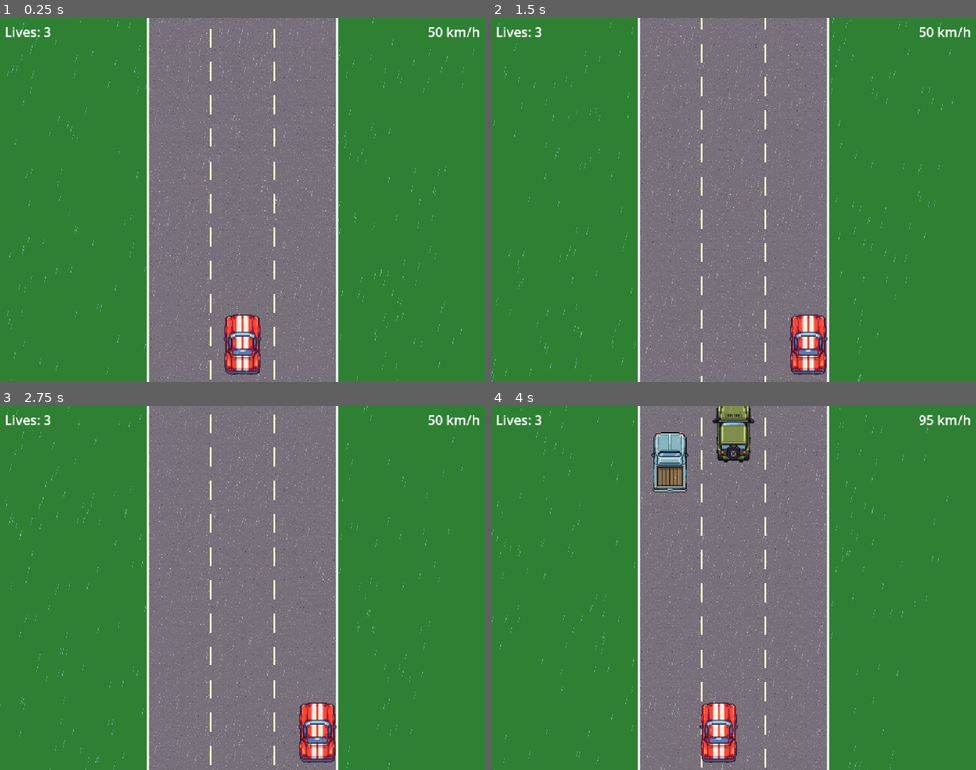
Above: before the commit, frames 1-4 (two rows, left to right).
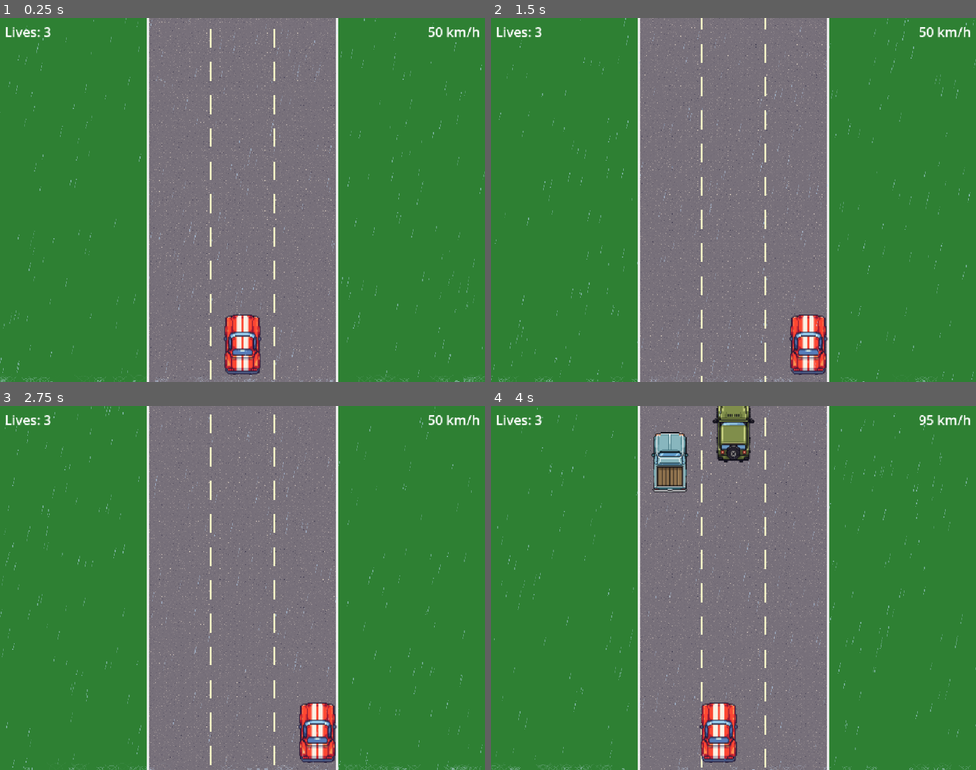
Above: after the commit, the same moments.

Repository: Antonio-Ingegnere/road-race
Game: Godot game, scene res://scenes/main.tscn
The game is run twice, just before and just after one commit, with the same random seed, the same clock (stepped at 60 frames per second) and the same inputs.
Inputs:
- Up to frame 1 (0.25 s): no input
- Up to frame 2 (1.5 s): tap Enter at 0.5 s; hold Right (ui_right) 0.53-1.28 s; hold Down (ui_down) from 1.28 s (still down)
- Up to frame 3 (2.75 s): release Down (ui_down) at 2.03 s; hold Right (ui_right) from 2.03 s (still down)
- Up to frame 4 (4 s): release Right (ui_right) at 2.78 s; hold Up (ui_up) 2.78-3.53 s; hold Left (ui_left) from 3.53 s (still down)

The runs differ from the first frame. In frame 1, 1.2% of the frame differs, in the area x 0-100%, y 0-100%; in frame 2, 1.2%; in frame 3, 1.2%; in frame 4, 1.2%.

Commit message:
Improve rain: per-drop variation, splashes, fix right-edge coverage
- Randomize per-drop speed, length and opacity for natural variety
- Add splashes on screen bottom: expanding ring + two spray lines
- Extend spawn width to compensate leftward drift, fixing missing
  splashes on the right 10-15% of the screen
- Double splash radius to 16px

Co-Authored-By: Claude Sonnet 4.6 <noreply@anthropic.com>

Diff:
--- a/scripts/rain.gd
+++ b/scripts/rain.gd
@@ -1,10 +1,19 @@
 extends Node2D
 
-const DROP_SPEED := 700.0
-const DROP_DIR   := Vector2(-0.21, 0.98)  # slight left lean, ~normalized
-const DROP_LEN   := 15.0
+const DROP_SPEED    := 700.0
+const DROP_DIR      := Vector2(-0.21, 0.98)
+const DROP_LEN_BASE := 15.0
 
-var _drops: PackedVector2Array
+const SPLASH_LIFETIME   := 0.22
+const SPLASH_MAX_RADIUS := 16.0
+
+var _drops:       PackedVector2Array
+var _drop_speeds: PackedFloat32Array
+var _drop_lens:   PackedFloat32Array
+var _drop_alphas: PackedFloat32Array
+
+var _splashes: Array  # each: [x, y, age]
+var _spawn_width: float = 0.0  # screen width + rightward margin to compensate leftward drift
 
 
 func _ready() -> void:
@@ -18,24 +27,63 @@
 		set_process(false)
 		return
 	var vp := get_viewport_rect()
+	var drift: float = vp.size.y * abs(DROP_DIR.x / DROP_DIR.y)
+	_spawn_width = vp.size.x + drift
 	_drops.resize(count)
+	_drop_speeds.resize(count)
+	_drop_lens.resize(count)
+	_drop_alphas.resize(count)
 	for i in range(count):
-		_drops[i] = Vector2(randf() * vp.size.x, randf() * vp.size.y)
+		_drops[i] = Vector2(randf() * _spawn_width, randf() * vp.size.y)
+		_randomize_drop(i)
+
+
+func _randomize_drop(i: int) -> void:
+	_drop_speeds[i] = randf_range(0.75, 1.3)
+	_drop_lens[i]   = randf_range(0.6, 1.6)
+	_drop_alphas[i] = randf_range(0.22, 0.52)
 
 
 func _process(delta: float) -> void:
 	var vp := get_viewport_rect()
-	var step: Vector2 = DROP_DIR * DROP_SPEED * delta
 	for i in range(_drops.size()):
-		var p: Vector2 = _drops[i] + step
+		var p: Vector2 = _drops[i] + DROP_DIR * (DROP_SPEED * _drop_speeds[i] * delta)
 		if p.y > vp.size.y:
-			p = Vector2(randf() * vp.size.x, -DROP_LEN)
+			_splashes.append([p.x, vp.size.y, 0.0])
+			p = Vector2(randf() * _spawn_width, -DROP_LEN_BASE * _drop_lens[i])
+			_randomize_drop(i)
 		_drops[i] = p
+
+	var si := 0
+	while si < _splashes.size():
+		_splashes[si][2] += delta
+		if _splashes[si][2] >= SPLASH_LIFETIME:
+			_splashes.remove_at(si)
+		else:
+			si += 1
+
 	queue_redraw()
 
 
 func _draw() -> void:
-	var color := Color(0.75, 0.88, 1.00, 0.40)
-	var tail: Vector2 = DROP_DIR * DROP_LEN
-	for p in _drops:
-		draw_line(p, p + tail, color, 1.0)
+	var tail_base: Vector2 = DROP_DIR * DROP_LEN_BASE
+
+	for i in range(_drops.size()):
+		draw_line(
+			_drops[i],
+			_drops[i] + tail_base * _drop_lens[i],
+			Color(0.75, 0.88, 1.00, _drop_alphas[i]),
+			1.0
+		)
+
+	for s in _splashes:
+		var t: float = s[2] / SPLASH_LIFETIME
+		var alpha: float = (1.0 - t) * 0.45
+		var r: float = SPLASH_MAX_RADIUS * t
+		var pos := Vector2(s[0], s[1])
+		var color := Color(0.80, 0.90, 1.00, alpha)
+		# Expanding ripple ring
+		draw_arc(pos, maxf(r, 0.5), 0.0, TAU, 12, color, 1.0)
+		# Two spray lines shooting upward
+		draw_line(pos, pos + Vector2(-r * 1.4, -r * 1.1), color, 1.0)
+		draw_line(pos, pos + Vector2( r * 1.4, -r * 1.1), color, 1.0)
